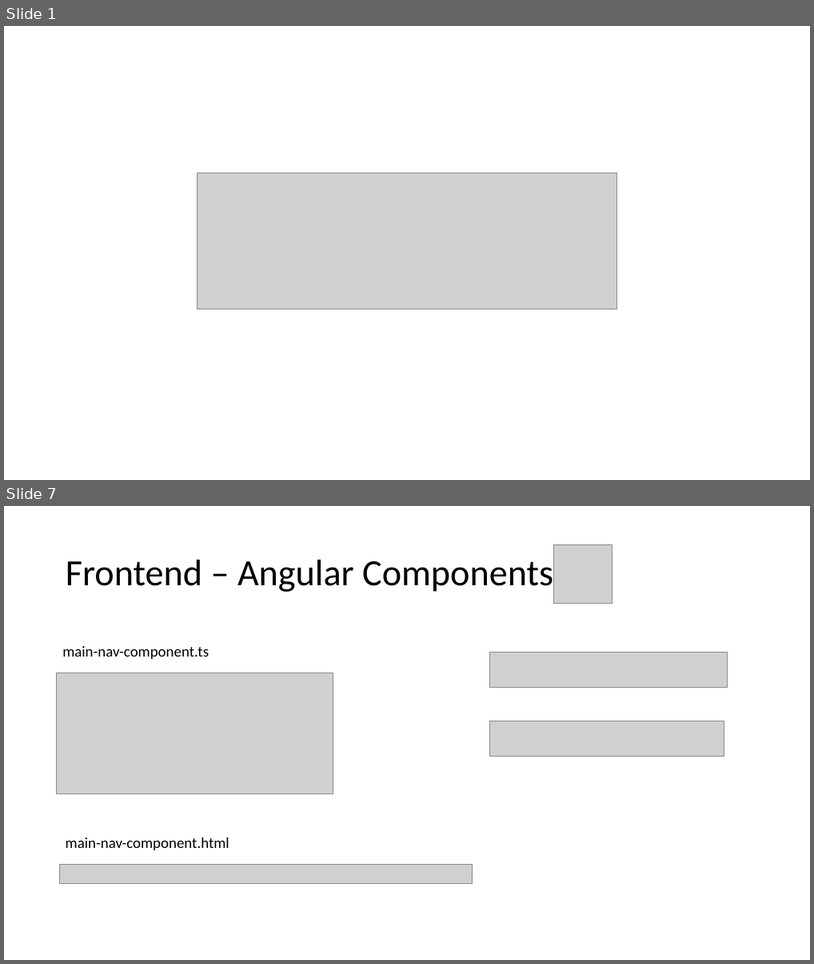
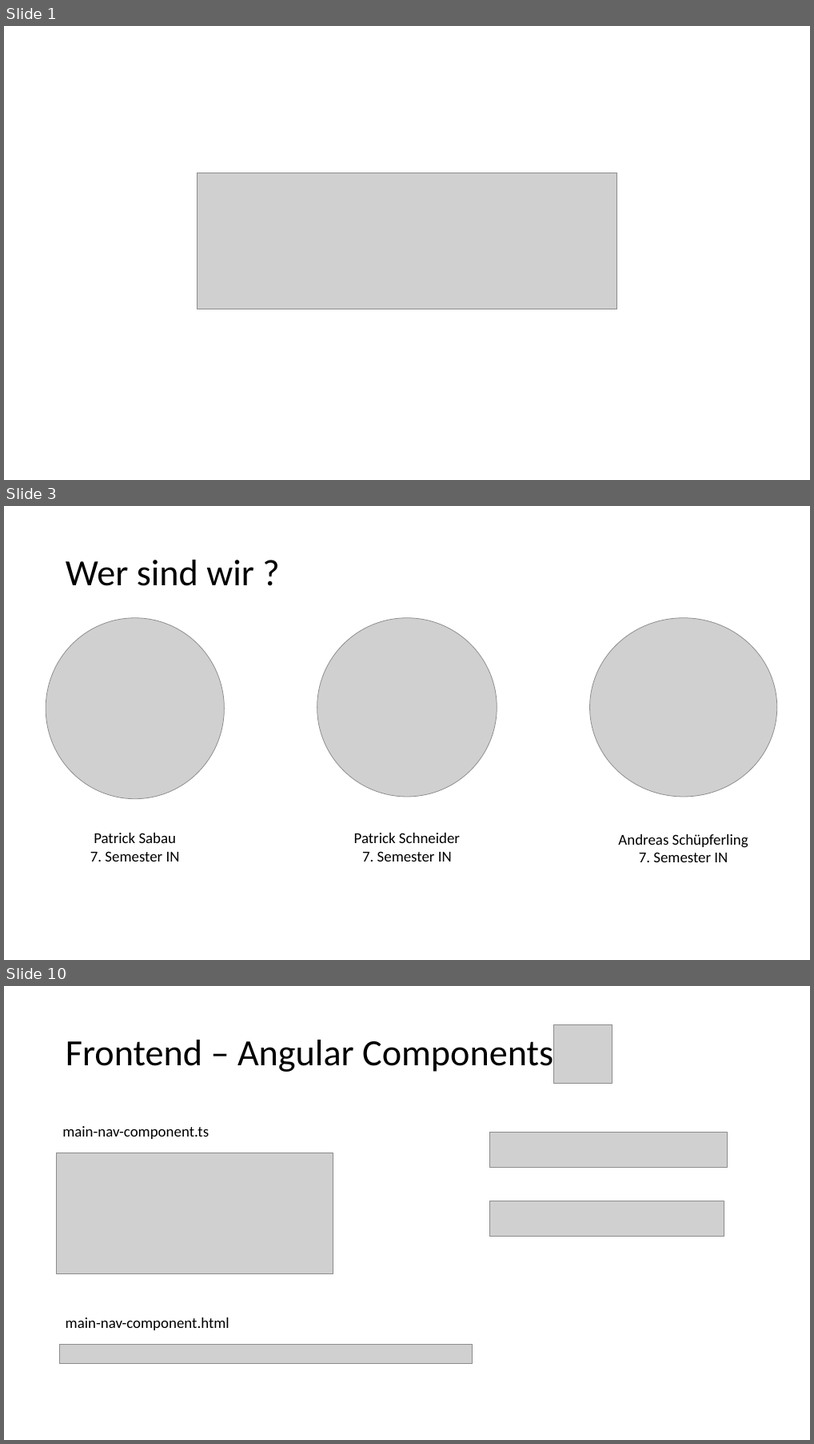
Before and after one commit to patsab/Alias_Learning, a slide deck: PowerPoint/Alias_Präsentation.pptx. Shown one above the other, each under a label of ours: slides 1 and 7 before the commit, slides 1, 3 and 10 after it; the slides between them are not shown. The pictures are 814x964 and 814x1444 pixels, drawn with LibreOffice and Linux fonts; fonts in the diff are those of the drawing; grey boxes stand for pictures; background and template pictures are left out. Boxes give left, top, right and bottom in pixels: in the first picture for what was removed or moved away, otherwise in the second. Text is boxed around its words. In the diff, an @@ line names an element or a change of style, - is before the commit and + after.

```diff
--- a/PowerPoint/Alias_Präsentation.pptx
+++ b/PowerPoint/Alias_Präsentation.pptx
@@ slide 3 added at (4,506,810,960), background #FFFFFF @@
@@ title added at (66,560,254,586), 44 pt, text #000000 @@
+Wer sind wir ?
@@ picture added at (46,618,224,799) @@
@@ picture added at (318,618,497,796) @@
@@ picture added at (590,618,778,796) @@
@@ text added at (90,832,180,861), 18 pt, text #000000 @@
+Patrick Sabau
+7. Semester IN
@@ text added at (354,832,460,861), 18 pt, text #000000 @@
+Patrick Schneider
+7. Semester IN
@@ text added at (618,834,749,862), 18 pt, text #000000 @@
+Andreas Schüpferling
+7. Semester IN
@@ what was slide 7 is now slide 10 @@
```
Also in this commit, not shown: 8 slides changed, 5 other slides added, 1 slide removed, 2 other files.
